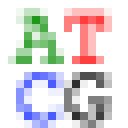
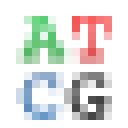
Layered file, before and after one edit (w=128, h=128). Changes by layer:
removed layer "CG" over [16,72,112,128]
removed layer "AT" over [8,8,112,64]
added layer "C" above "G" over [16,72,64,120]
added layer "G" above "A" over [64,72,112,120]
added layer "A" above "T" over [16,16,72,64]
added layer "T" over [72,16,112,64]
